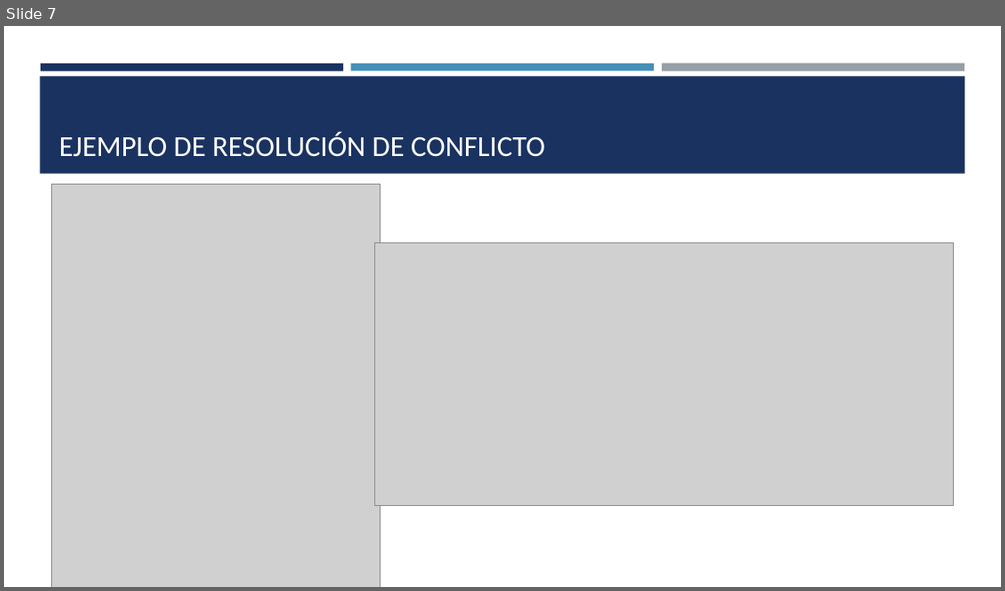
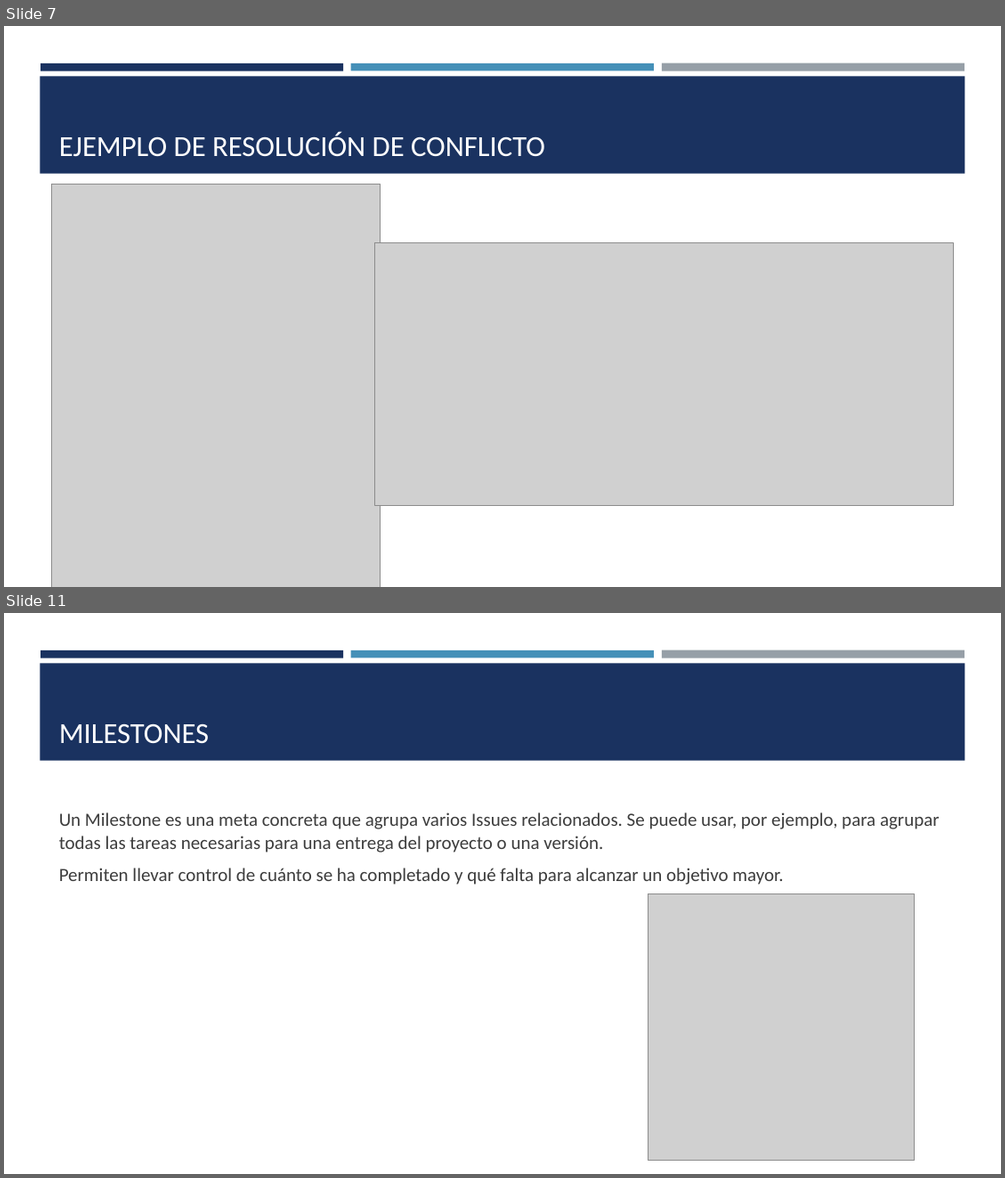
Before and after one commit to juancebellan/-e4-tutorial-github-colaborativo, a slide deck: GitHUb_presentación.pptx. Shown one above the other, each under a label of ours: slide 7 before the commit, slides 7 and 11 after it; the slides between them are not shown. The pictures are 1005x591 and 1005x1178 pixels, drawn with LibreOffice and Linux fonts; fonts in the diff are those of the drawing; grey boxes stand for pictures. Boxes give left, top, right and bottom in pixels: in the first picture for what was removed or moved away, otherwise in the second. Text is boxed around its words. In the diff, an @@ line names an element or a change of style, - is before the commit and + after.

Commit message:
doc: Powe point añadir issues,projects,milestones, convención de commits y github actions

```diff
--- a/GitHUb_presentación.pptx
+++ b/GitHUb_presentación.pptx
@@ slide 11 added at (4, 613, 1001, 1174), background #FFFFFF; not listed: 4 template elements that a slide beside it also shows @@
@@ title added at (59, 724, 209, 744), 28 pt, text #FFFFFF @@
+MILESTONES
@@ text added at (59, 812, 939, 884), 18 pt, text #3D3D3D @@
+Un Milestone es una meta concreta que agrupa varios Issues relacionados. Se puede usar, por ejemplo, para agrupar todas las tareas necesarias para una entrega del proyecto o una versión.
+Permiten llevar control de cuánto se ha completado y qué falta para alcanzar un objetivo mayor.
@@ picture added at (647, 893, 914, 1160) @@
```
Also in this commit, not shown: 7 other slides added.
